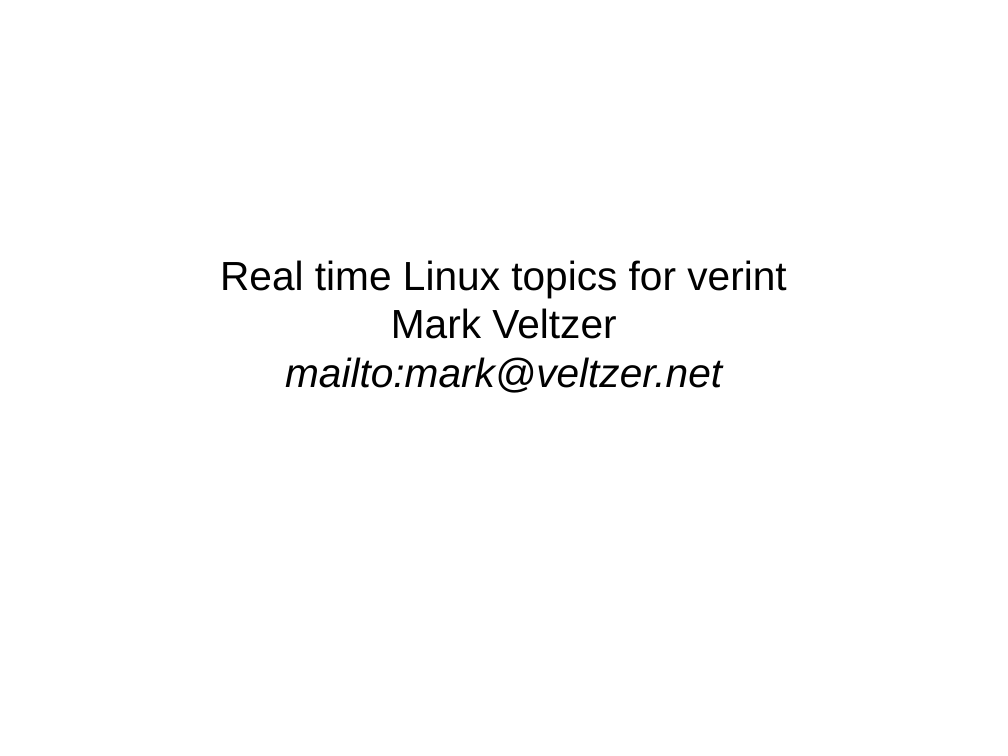
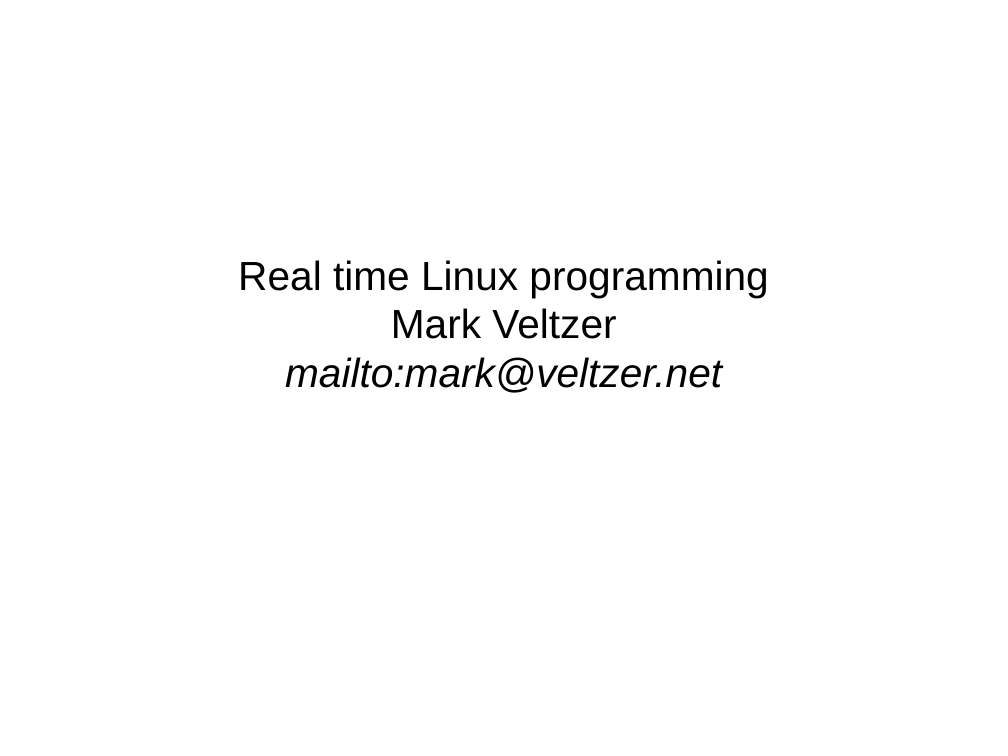
Before and after one commit to veltzer/demos-linux, a slide deck: slide 1 of doc/odp/realtime.odp. Drawn at 1008x756 pixels with LibreOffice and Linux fonts; fonts in the diff are those of the drawing. Boxes give left, top, right and bottom in pixels: in the first picture for what was removed or moved away, otherwise in the second. Text is boxed around its words. In the diff, an @@ line names an element or a change of style, - is before the commit and + after.

```diff
--- a/doc/odp/realtime.odp
+++ b/doc/odp/realtime.odp
@@ subtitle at bbox=[238, 260, 768, 297]: text changed @@
-Real time Linux topics for verint
+Real time Linux programming
```
Also in this commit, not shown: 6 other slides changed, 4 slides added, 1 other file.
